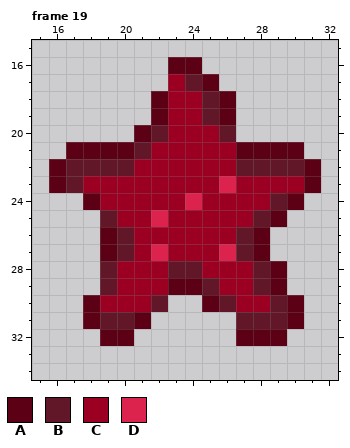
One commit to this pixel-art file: Aseprite/Scenery/Scenery.aseprite. This is how it looked before the edit.
48x48 pixels, 29 frames. Shown: frame 19: x 15..32, y 15..34.
Palette (. is transparent): A #5b0015  B #621728  C #9b0023  D #db234d
Pixels before, frame 19, first column x 16:
16 .......AA.......
17 .......CBA......
18 ......ACCBA.....
19 ......ACCBA.....
20 .....ABCCCB.....
21 .AAAABCCCCCAAAA.
22 ABBBBCCCCCCBBBBA
23 ABCCCCCCCCDCCCCA
24 ..ACCCCCDCCCCBA.
25 ...BCCDCCCCCBA..
26 ...ABCCCCCCBA...
27 ...ABCDCCCDBA...
28 ...BCCCBBCCCBA..
29 ...BCCCAABCCBA..
30 ..ACCCB..ABCCBA.
31 ..ABBA.....BBBA.
32 ...AA......AAA..
Now the later version:
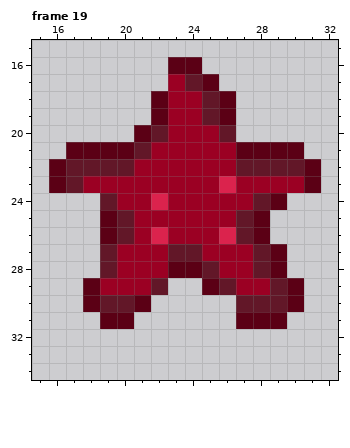
Log entry: passei os corais para scenery
Change:
Frame 19:
y 24: x 18..19 AC -> .B; x 22 C -> D; x 24 D -> C; x 28..30 CBA -> BA.
y 25: x 19..20 BC -> AB; x 22 D -> C; x 27..29 CBA -> BA.
y 26: x 22 C -> D; x 26 C -> D
y 27: x 19..20 AB -> BC; x 22..24 DCC -> CBB; x 26..29 DBA. -> CCBA
y 28: x 23..25 BBC -> AAB
y 29: x 18..19 .B -> AC; x 22..26 CAABC -> B..AB; x 28..30 BA. -> CBA
y 30: x 19..22 CCCB -> BBA.; x 25..28 ABCC -> ..BB
y 31: x 18..21 ABBA -> .AA.; x 27..30 BBBA -> AAA.
y 32: x 19..20 AA -> ..; x 27..29 AAA -> ...
Boxes around the changes in both pictures, in picture pixels (x1, y1, x2, y2):
changed: (83, 193, 304, 346)
